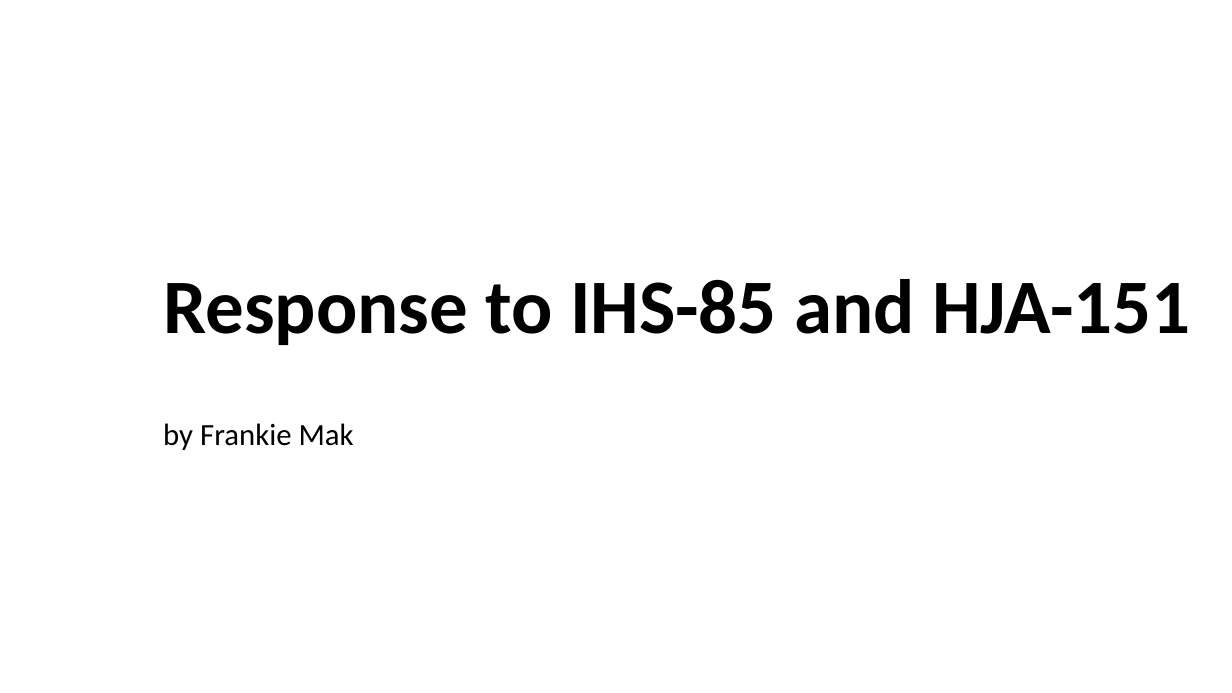
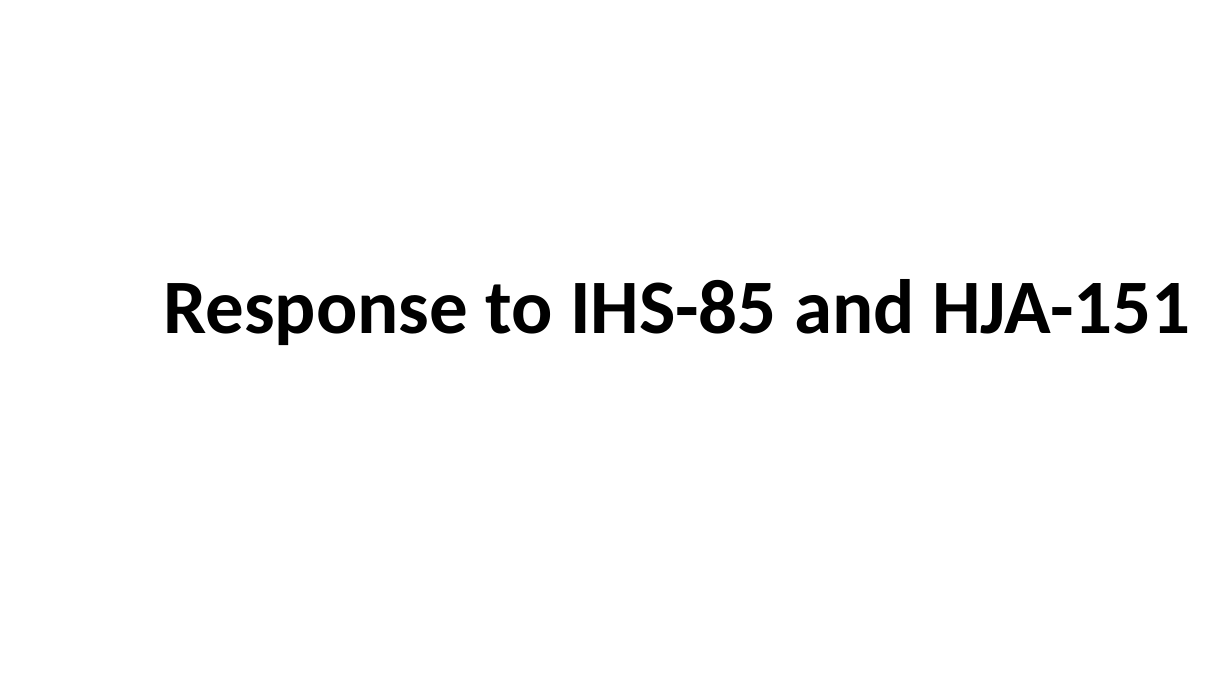
Before and after one commit to frankiemak/general, a slide deck: slide 1 of Presentation1.pptx. Drawn at 1232x693 pixels with LibreOffice and Linux fonts; fonts in the diff are those of the drawing. Boxes give left, top, right and bottom in pixels: in the first picture for what was removed or moved away, otherwise in the second. Text is boxed around its words. In the diff, an @@ line names an element or a change of style, - is before the commit and + after.

```diff
--- a/Presentation1.pptx
+++ b/Presentation1.pptx
@@ subtitle removed at <box>163,423,354,450</box> @@
-by Frankie Mak
```
Also in this commit, not shown: 3 other slides changed, 7 slides added, 4 slides removed.
